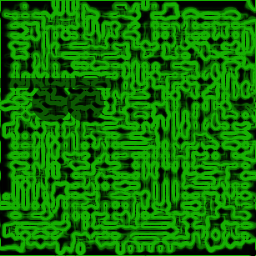
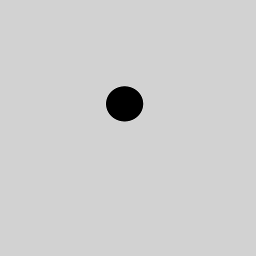
Layered file, before and after one edit (256×256). Changes by layer:
renamed "Effect layer #1" to "bg", painted on it over bbox(0, 0, 256, 256)
